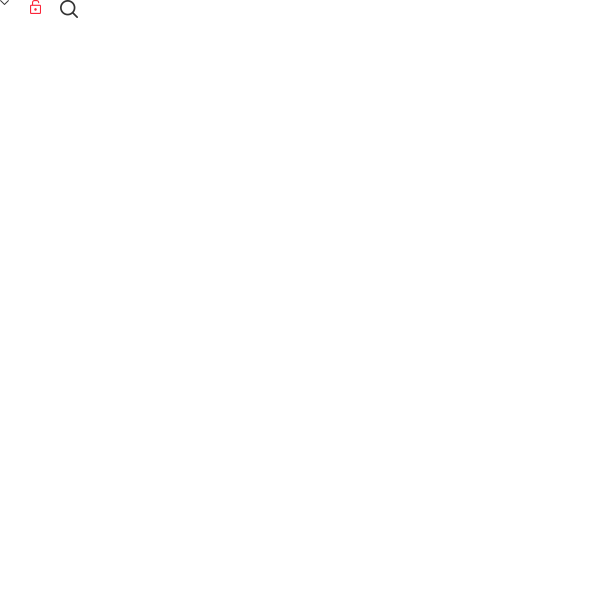
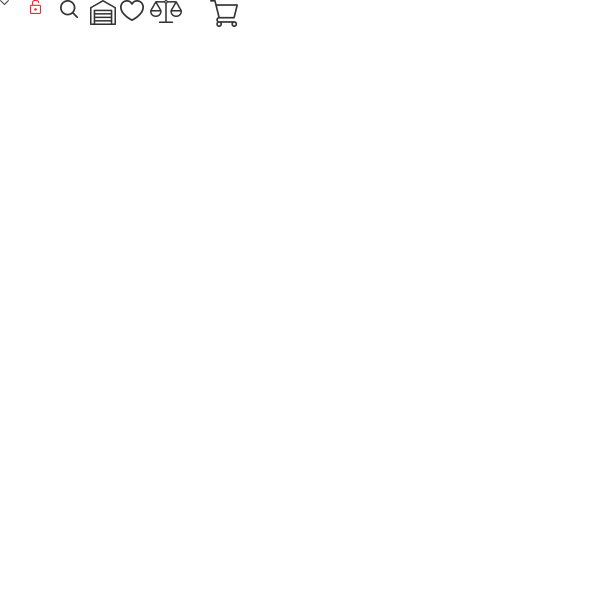
Revision of a layered 600×600 image; what changed, layer by layer:
added layer "Слой 7" above "Слой 6" over (210, 0, 238, 27)
added layer "Слой 6" above "Слой 5" over (150, 0, 182, 23)
added layer "Слой 5" above "Слой 4" over (120, 0, 144, 21)
added layer "Слой 4" above "Слой 3" over (90, 0, 116, 25)
